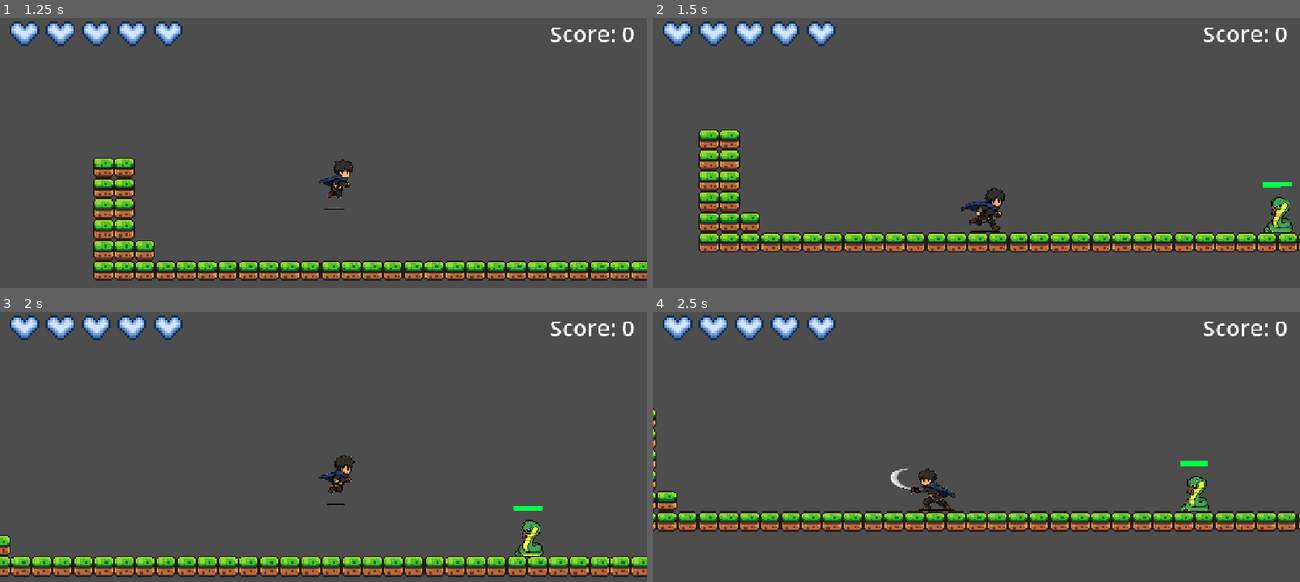
Above: before the commit, frames 1-4 (two rows, left to right).
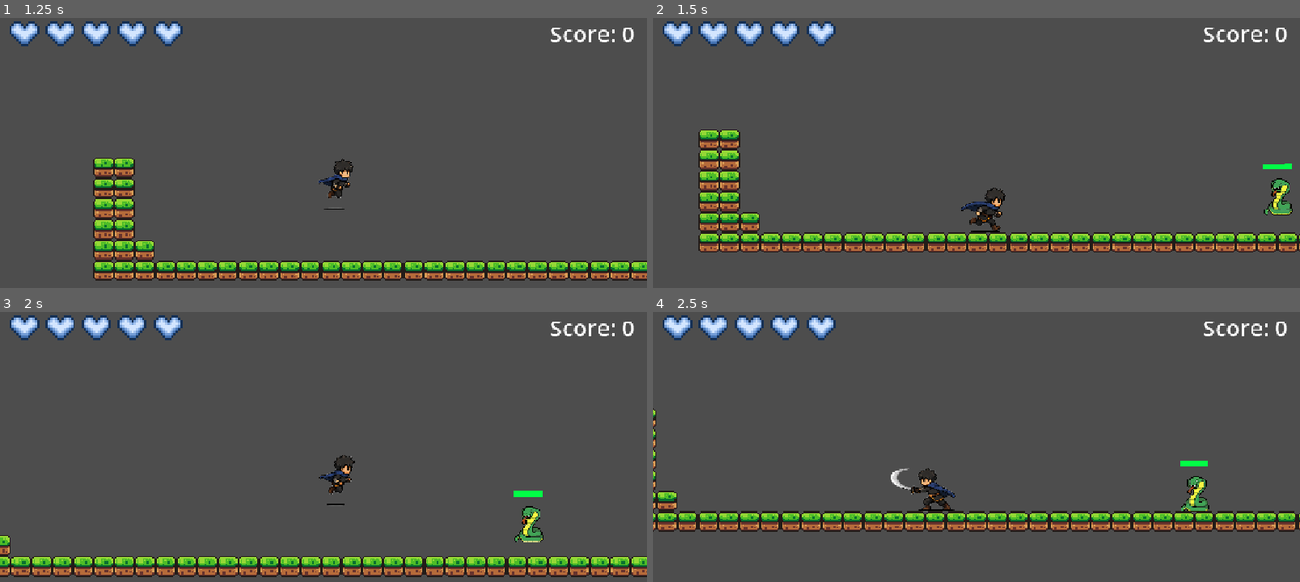
Above: after the commit, the same moments.

Repository: Riel-21/Godot-Game-Project-TCC
Game: Godot game, scene res://Scenes/game.tscn
The game is run twice, just before and just after one commit, with the same random seed, the same clock (stepped at 60 frames per second) and the same inputs.
Inputs:
- Up to frame 1 (1.25 s): hold Right (move right) from 0.53 s (still down); tap Q (attack) at 0.6 s; tap Space (jump) at 0.77 s
- Up to frame 2 (1.5 s): keep holding Right (move right); tap Q (attack) at 1.35 s
- Up to frame 3 (2 s): keep holding Right (move right); tap Space (jump) at 1.52 s
- Up to frame 4 (2.5 s): release Right (move right) at 2.03 s; hold Left (move left) from 2.03 s (still down); tap F (toggle attack mode) at 2.1 s; tap Q (attack) at 2.3 s

Frame 1 is identical in both runs. In frame 2, 0.7% of the frame differs, in the area x 94-99%, y 53-80%; in frame 3, 0.7%, in the area x 79-84%, y 66-91%; in frame 4, nothing differs.

Commit message:
trying to make snake move (failed)

Diff:
--- a/Scenes/snake.tscn
+++ b/Scenes/snake.tscn
@@ -53,13 +53,23 @@
 position = Vector2(14, -11)
 shape = SubResource("RectangleShape2D_86xdo")
 
-[node name="Timer" type="Timer" parent="." unique_id=364166803]
+[node name="Timer for attack" type="Timer" parent="." unique_id=364166803]
 wait_time = 2.5
 autostart = true
 
 [node name="Marker2D" type="Marker2D" parent="." unique_id=1712802499]
 position = Vector2(10, -16)
 
+[node name="NavigationAgent2D" type="NavigationAgent2D" parent="." unique_id=327384547]
+path_desired_distance = 0.3
+target_desired_distance = 0.3
+debug_enabled = true
+
+[node name="Timer for nav" type="Timer" parent="." unique_id=1641745615]
+wait_time = 5.0
+autostart = true
+
 [connection signal="body_entered" from="Area2D" to="." method="_on_area_2d_body_entered"]
 [connection signal="body_exited" from="Area2D" to="." method="_on_area_2d_body_exited"]
-[connection signal="timeout" from="Timer" to="." method="_on_timer_timeout"]
+[connection signal="timeout" from="Timer for attack" to="." method="_on_timer_timeout"]
+[connection signal="timeout" from="Timer for nav" to="." method="_on_timer_for_nav_timeout"]
--- a/Scripts/score_lable.gd
+++ b/Scripts/score_lable.gd
@@ -1,4 +1,4 @@
 extends Label
 
-func _process(delta: float) -> void:
+func _process(_delta: float) -> void:
 	text = "Score: " + str(ScoreManager.score)
--- a/Scripts/snake.gd
+++ b/Scripts/snake.gd
@@ -1,9 +1,19 @@
 extends CharacterBody2D
 
+const speed = 60.0 # Increased speed slightly so movement is visible
+
 @onready var health_bar: ProgressBar = $ProgressBar
+@onready var nav_agent := $NavigationAgent2D as NavigationAgent2D
+@onready var spawn_point = $Marker2D
 
 const MAX_HEALTH = 40
 var health = MAX_HEALTH
+
+@export var snake_poision_projectile_scene: PackedScene
+
+var player = null
+var player_in_range = false
+
 
 func _ready():
 	# Setup health bar
@@ -13,62 +23,70 @@
 	health_bar.show()
 
 
-func _physics_process(delta):
+func _physics_process(delta: float) -> void:
+	# If player hasn't been detected yet, do not follow
+	if not is_instance_valid(player):
+		velocity.x = 0
+		move_and_slide()
+		return
+
+	# Apply gravity if in the air
 	if not is_on_floor():
 		velocity += get_gravity() * delta
+
+	# Godot 4 NavigationAgent calculation
+	var next_path_pos = nav_agent.get_next_path_position()
+	var dir = (next_path_pos - global_position).normalized()
+
+	velocity.x = dir.x * speed
 
 	move_and_slide()
 
 
+func makepath() -> void:
+	if is_instance_valid(player):
+		nav_agent.target_position = player.global_position
+
+
 func take_damage(amount):
-	print("I GOT HIT!")
-	print("Health before:", health)
-
 	health -= amount
 	health = clamp(health, 0, MAX_HEALTH)
-
-	print("Health after:", health)
-
 	health_bar.value = health
-	print("ProgressBar value:", health_bar.value)
 
 	if health <= 0:
 		ScoreManager.add_score(5)
 		queue_free()
 
-@export var snake_poision_projectile_scene: PackedScene
-
-@onready var spawn_point = $Marker2D
-
-var player = null
-var player_in_range = false
-
 
 func shoot():
+	if not is_instance_valid(player):
+		return
+
 	print("Shoot")
 	var projectile = snake_poision_projectile_scene.instantiate()
-
 	projectile.global_position = spawn_point.global_position
-
-	projectile.direction = (player.global_position - $Marker2D.global_position).normalized()
-
+	projectile.direction = (player.global_position - spawn_point.global_position).normalized()
 	get_tree().current_scene.add_child(projectile)
 
 
 func _on_timer_timeout() -> void:
-	print("Timer fired")
 	if player_in_range:
-		print("Trying to shoot")
 		shoot()
 
 
 func _on_area_2d_body_entered(body: Node2D) -> void:
-	print("Something entered:", body.name)
-	if body.is_in_group("Player"):
+	# Checks for both "player" and "Player" to prevent group naming bugs
+	if body.is_in_group("player") or body.is_in_group("Player"):
 		player = body
 		player_in_range = true
+		makepath() # Instantly start calculating path when detected!
+
 
 func _on_area_2d_body_exited(body: Node2D) -> void:
 	if body == player:
 		player = null
 		player_in_range = false
+
+
+func _on_timer_for_nav_timeout() -> void:
+	makepath()
